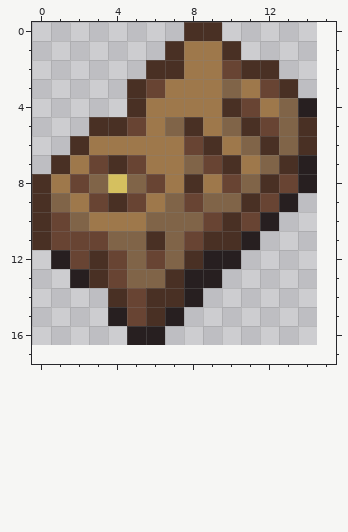
Pixel-art sprite -- Assets/Items/Desert/Sandscript.png. The picture above was drawn from the file before the commit.
The file is 30x34 pixels, drawn in blocks of 2x2; one block is one cell here. The old version is drawn lined up with the new one, on the new canvas.
After the commit:
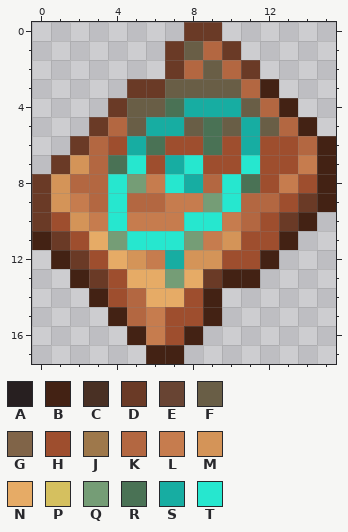
Palette (. is transparent): A #271f20  B #432214  C #493024  D #6a3a26  E #684433  F #695e46  G #806448  H #9e4e2e  J #9e784b  K #b36741  L #c67c4e  M #d49458  N #e6ab66  P #d5c05f  Q #759d76  R #4a7255  S #17ada2  T #26e7cf
The edit:
canvas 15x17 -> 16x18
Changed rows in their new state; - is an unchanged pixel.
first column x 0:
 0 --------DD------
 1 -------DFKD-----
 2 ------.DKFKD.---
 3 -----DDFFFFKB.--
 4 ----DFFRSSSFKB.-
 5 ---DKFSSFRFSFKB-
 6 --DKHSRHHRHSHHKB
 7 -DMKRTHSTHHTHHLB
 8 DMKKTQLTSKTRHLHB
 9 DMLKTKKLLQTKKHDB
10 DHMLTLLLTTLKHDB-
11 BDHNQTTTQLMHHB--
12 -BDHNMLSMMHHB---
13 --BDHNNQNDBB----
14 ---BHKNNHB------
15 ----BKLHHB------
16 -----BLHB-------
17 ------BB--------
Boxes around the changes in both pictures, in picture pixels (x1, y1, x2, y2):
changed: (32, 22, 336, 364)
